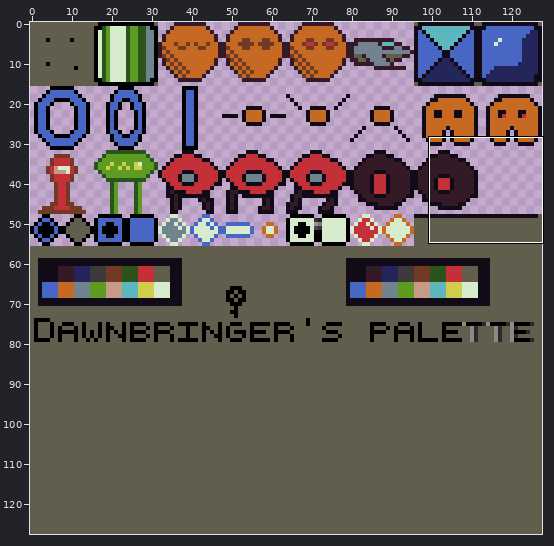
Edited in one commit: sprite sheet (public/sprites.png). Above: a wide view before the commit, with the close-up outlined.
Close-up. Before:
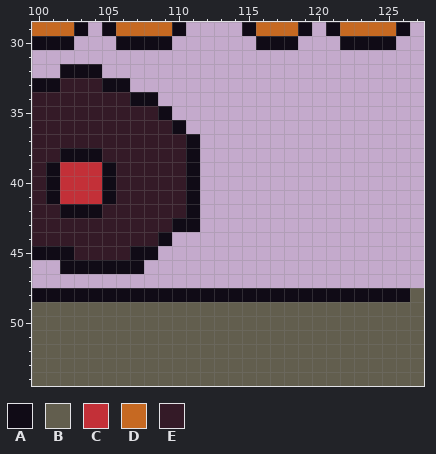
The file is 128x128 pixels. Colours within 5 levels of each other are drawn and written as one. Shown: x 100..127, y 29..54.
Palette (. is transparent): A #100b16  B #625e4e  C #c33038  D #c66922  E #341a27
Pixels before, first column x 100:
29 DDDA.ADDDDA....ADDDA.ADDDDA.
30 AAA...AAAA......AAA...AAAA..
31 ............................
32 ..AAA.......................
33 AAEEEAA.....................
34 EEEEEEEAA...................
35 EEEEEEEEEA..................
36 EEEEEEEEEEA.................
37 EEEEEEEEEEEA................
38 EEAAAEEEEEEA................
39 EACCCAEEEEEA................
40 EACCCAEEEEEA................
41 EACCCAEEEEEA................
42 EEAAAEEEEEEA................
43 EEEEEEEEEEAA................
44 EEEEEEEEEA..................
45 AAAEEEEAA...................
46 ..AAAAAA....................
47 ............................
48 AAAAAAAAAAAAAAAAAAAAAAAAAAAB
49 BBBBBBBBBBBBBBBBBBBBBBBBBBBB
50 BBBBBBBBBBBBBBBBBBBBBBBBBBBB
51 BBBBBBBBBBBBBBBBBBBBBBBBBBBB
52 BBBBBBBBBBBBBBBBBBBBBBBBBBBB
53 BBBBBBBBBBBBBBBBBBBBBBBBBBBB
54 BBBBBBBBBBBBBBBBBBBBBBBBBBBB
The result:
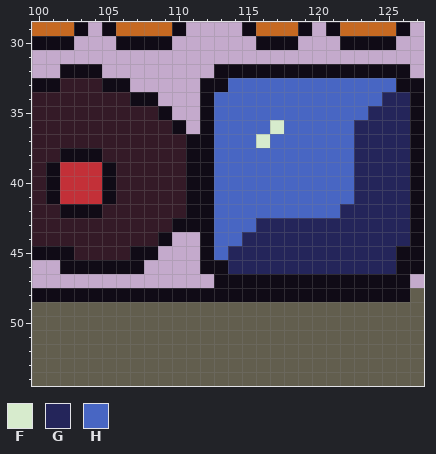
Colours new in this view: F #d7ebcd  G #24255a  H #4866c3
What changed:
Colour A now appears in row 32 at x 113 to 126; in row 33 at x 112 to 113 and 126 to 127; in rows 34 to 44 at x 112 and 127; in row 45 at x 112 and 126 to 127; in row 46 at x 112 to 113 and 126 to 127; in row 47 at x 113 to 126.
Colour F now appears in row 36 at x 117; in row 37 at x 116.
Colour G now appears in row 34 at x 125 to 126; in row 35 at x 124 to 126; in rows 36 to 41 at x 123 to 126; in row 42 at x 122 to 126; in row 43 at x 116 to 126; in row 44 at x 115 to 126.
Colour G now appears in rows 45 to 46 at x 114 to 125.
Colour H now appears in row 33 at x 114 to 125; in row 34 at x 113 to 124; in row 35 at x 113 to 123; in row 36 at x 113 to 116 and 118 to 122; in row 37 at x 113 to 115 and 117 to 122; in rows 38 to 41 at x 113 to 122.
Colour H now appears in row 42 at x 113 to 121; in row 43 at x 113 to 115; in row 44 at x 113 to 114; in row 45 at x 113.
Pixel boxes of the changes (left, top, right, bottom) in both close-ups:
added: (200, 64, 424, 288)
